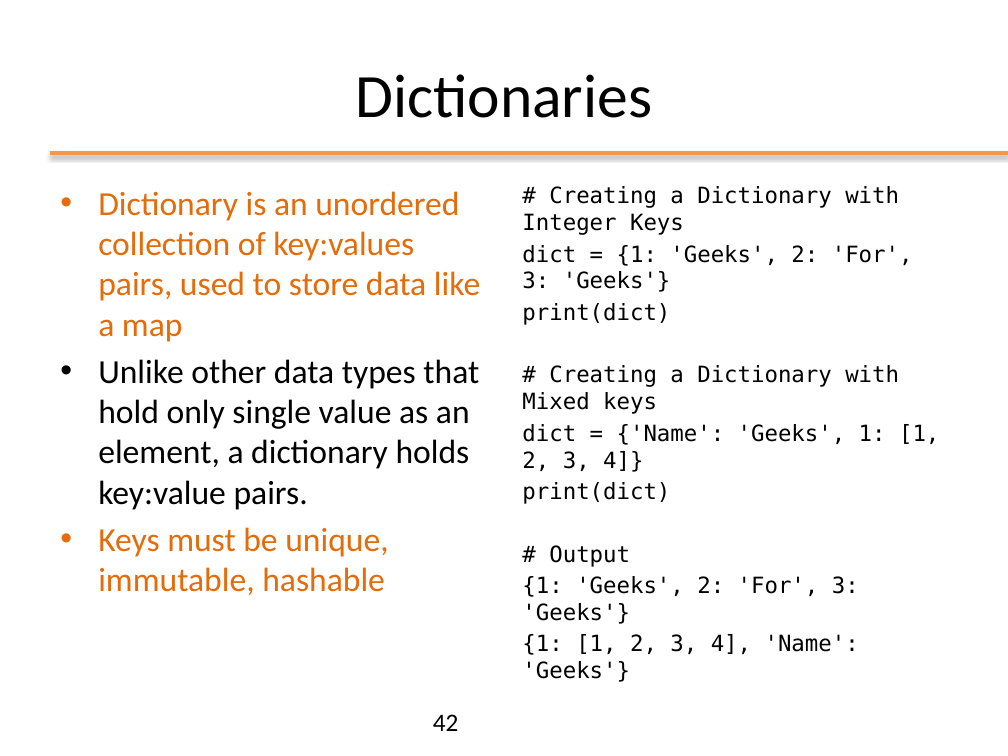
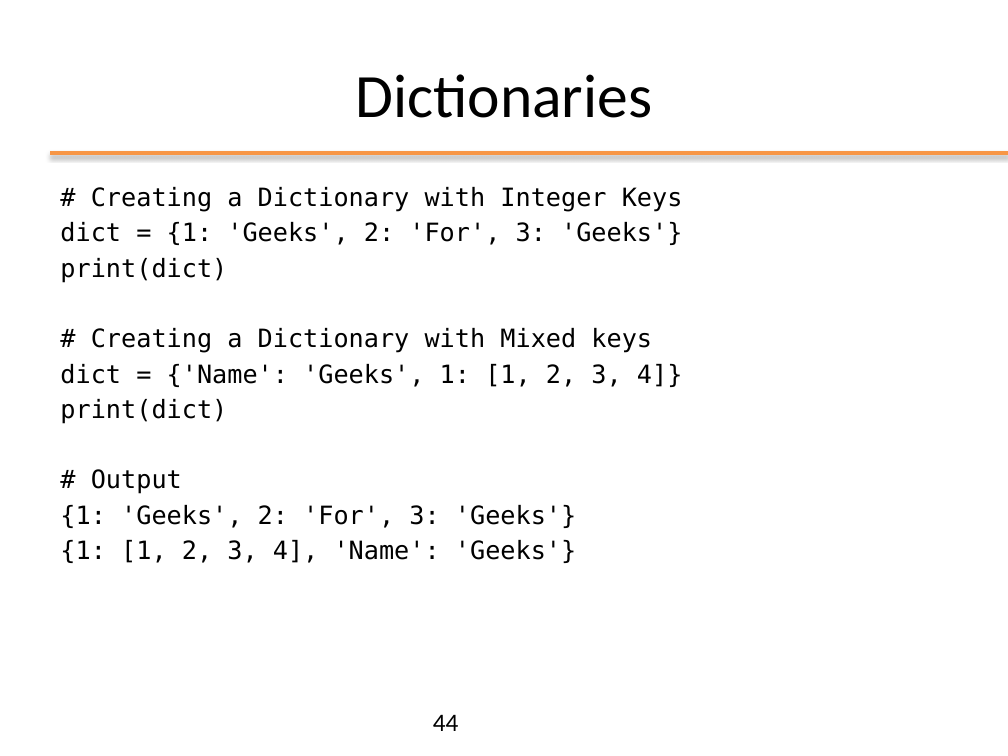
Before and after one commit to nbicocchi/ooprogramming, a slide deck: slide 44 of slides/python/ppt/02 - Data Structures.pptx (slide 42 before the commit). Drawn at 1008x756 pixels with LibreOffice and Linux fonts; fonts in the diff are those of the drawing. Boxes give left, top, right and bottom in pixels: in the first picture for what was removed or moved away, otherwise in the second. Text is boxed around its words. In the diff, an @@ line names an element or a change of style, - is before the commit and + after.

```diff
--- a/slides/python/ppt/02 - Data Structures.pptx
+++ b/slides/python/ppt/02 - Data Structures.pptx
@@ text "# Creating a Dictionary with ...": place and size @@
-text "# Creating a Dictionary with ..." at box(522, 186, 939, 682)
+text "# Creating a Dictionary with ..." at box(60, 187, 683, 563)
@@ text "# Creating a Dictionary with ..." at box(60, 187, 683, 563): size 16 to 18 pt @@
@@ text removed at box(98, 191, 480, 595) @@
-• Dictionary is an unordered collection of key:values pairs, used to store data like a map
-• Unlike other data types that hold only single value as an element, a dictionary holds key:value pairs.
-• Keys must be unique, immutable, hashable
@@ page number at box(433, 714, 459, 731): text changed @@
-42
+44
```
Also in this commit, not shown: 12 other slides changed, 5 slides added, 4 slides removed, 3 other files.
